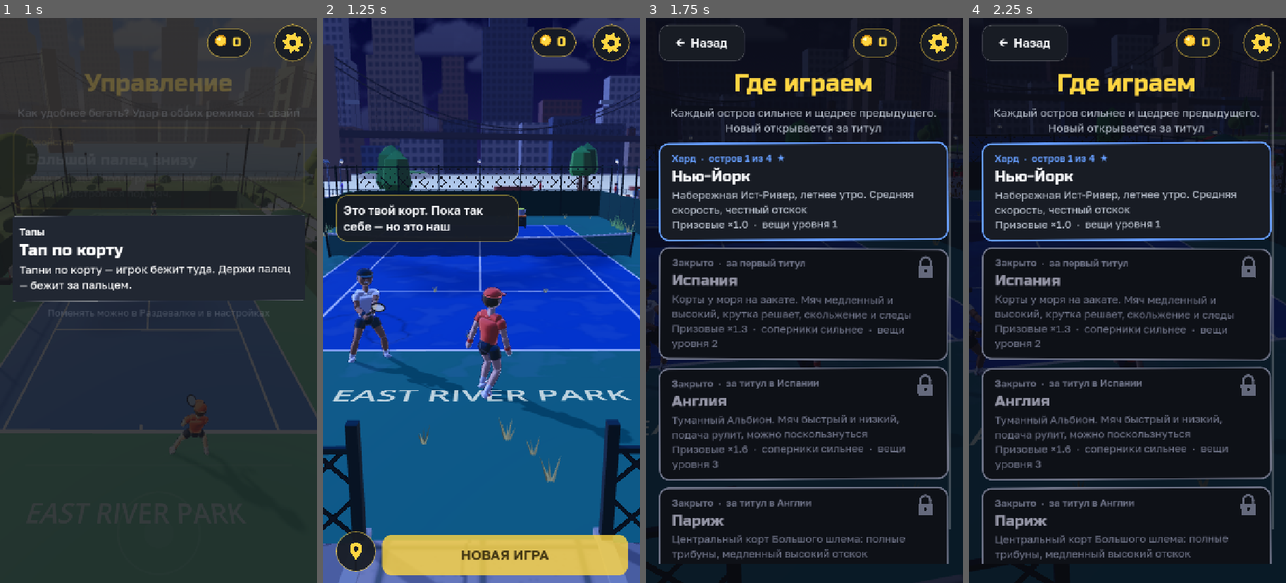
Above: before the commit, frames 1-4 (left to right).
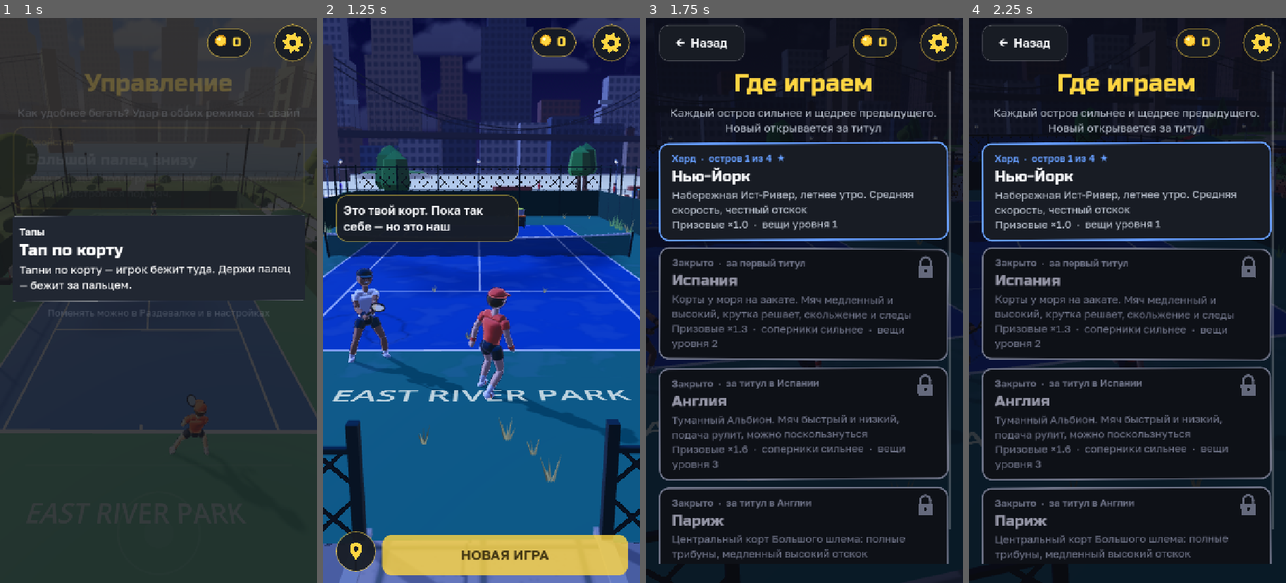
Above: after the commit, the same moments.

Repository: raqavifeb155-lgtm/tennisisi
Game: Godot game, scene res://scenes/main.tscn
Same seed, same stepped clock (60 frames per second), same inputs: the game is played once before the commit and once after it.
Inputs (mouse positions are in pixels of both pictures, inside the frame that each line leads up to):
- Up to frame 1 (1 s): move the mouse to (228, 272) at 0.52 s; hold D from 0.53 s (still down); click (228, 272) at 0.67 s
- Up to frame 2 (1.25 s): keep holding D
- Up to frame 3 (1.75 s): release D at 1.25 s; click "НОВАЯ ИГРА" at 1.25 s
- Up to frame 4 (2.25 s): drag from (1064, 328) to (1111, 413) at 2.02 s

Frame 1 is identical in both runs. In frame 2, 4.9% of the frame differs, in the area x 0-100%, y 0-100%; in frame 3, 0.5%; in frame 4, 0.5%.

Commit message:
H: the stick decides the pace - a walk under half, a jog past it, 5.5 m/s at full, no inertia (0.15 s); the camera drops back a little when running
Co-Authored-By: Claude Sonnet 5.5 <noreply@anthropic.com>

Diff:
--- a/scripts/athlete_casual.gd
+++ b/scripts/athlete_casual.gd
@@ -9,7 +9,7 @@
 ## stride and the cadence that match the ground speed (no skating on the spot), and
 ## hands the arms their own swing: opposite to the legs, bent at the elbow on the jog.
 
-const WALK_TO_JOG := Vector2(1.8, 4.0)      # speeds (m/s) where the walk turns into a jog
+const WALK_TO_JOG := Vector2(2.0, 3.8)      # speeds (m/s) where the walk turns into a jog
 
 
 ## Whether a node walks casually.
--- a/scripts/club/club.gd
+++ b/scripts/club/club.gd
@@ -10,7 +10,11 @@
 ## match loop and touch handling while `active`, practises on the club court, and tells
 ## remember() the tournament format chosen.
 
-const WALK_SPEED := 4.6               # a jog at a full stick (a walk when the finger is near the centre)
+const JOG_SPEED := 5.5                # a full stick: the hero runs
+const JOG_FROM := 4.2                 # past half a stick he jogs at once, at least this fast
+const WALK_TOP := 1.9                 # a stick under half: a walk, faster the farther it is pushed
+const ACCEL := 40.0                   # no inertia: full speed in ~0.15 s (a match's 22 is the court's)
+const DECEL := 48.0
 const RUN_MIN := 6.5                  # the auto-run to a place (quick travel): m/s at least...
 const RUN_MAX := 10.5                 # ...and fast enough to take about five seconds
 const START := Vector3(0, 0, 14.0)     # the court's circle: "Турнир" is one tap away
@@ -151,6 +155,8 @@
 	_hero = main.player.position if _place != "" else START
 	var p: Athlete = main.player
 	p.set_meta("casual", false)
+	p.accel = 22.0   # the court's own pick-up and braking (Athlete's defaults)
+	p.decel = 30.0
 	_auto = ""
 	cam.run_mode = false
 	p.area = main.PLAYER_AREA
@@ -304,7 +310,17 @@
 			mv = Vector2.ZERO
 		if _route.is_empty() and mv == Vector2.ZERO:
 			_move_target = Vector3.INF
-	p.max_speed = _auto_speed if _auto != "" else WALK_SPEED
+	if _auto != "":
+		p.max_speed = _auto_speed
+	elif mv != Vector2.ZERO:
+		# By how far the stick is pushed, not by how fast he happens to be going.
+		var d := minf(mv.length(), 1.0)
+		p.max_speed = d / 0.5 * WALK_TOP if d < 0.5 else lerpf(JOG_FROM, JOG_SPEED, (d - 0.5) / 0.5)
+		mv = mv.normalized()
+	else:
+		p.max_speed = JOG_SPEED
+	p.accel = ACCEL
+	p.decel = DECEL
 	p.move_input = mv
 	# The hero faces where he walks (the match keeps him facing the net).
 	var v := Vector2(p.velocity.x, p.velocity.z)
--- a/scripts/club/club_camera.gd
+++ b/scripts/club/club_camera.gd
@@ -13,6 +13,8 @@
 const BACK := 8.8
 const AHEAD := 6.5         # the look point, ahead of the hero
 const LOOK_Y := 0.0
+const RUN_BACK := 1.4       # running: a little farther back...
+const RUN_DOWN := 0.6       # ...and lower
 const MIN_BACK := 2.6      # when a wall is behind him the camera comes closer, not through it
 const FOLLOW_K := 5.0      # 1/s, position
 const YAW_K := 2.2         # 1/s, how fast it swings behind a turning hero
@@ -24,6 +26,7 @@
 var _frame_pos := Vector3.INF   # a held framing (a room), or INF = follow the hero
 var _frame_look := Vector3.ZERO
 var _look := Vector3.ZERO
+var _run_k := 0.0               # 0 standing or walking .. 1 running (smoothed)
 var _back := BACK               # the current distance (shorter near walls)
 var _tw: Tween
 
@@ -44,12 +47,16 @@
 	return 0.0 if _frame_pos != Vector3.INF else yaw
 
 
+func _back_max() -> float:
+	return BACK + RUN_BACK * _run_k
+
+
 func _clear_back(p: Vector3) -> float:
 	var walk := _walk()
 	if walk == null:
-		return BACK
+		return _back_max()
 	var back_dir := -forward_of(yaw)
-	var d := BACK
+	var d := _back_max()
 	# The gate's arch, beam and sign hang over the way in: the camera never goes through
 	# them to the street while the hero is inside (it stays a metre short, close above him).
 	if p.z < ClubLevels.GATE_Z - 0.3 and back_dir.z > 0.05 and absf(p.x + back_dir.x * (ClubLevels.GATE_Z - p.z) / back_dir.z) < 7.0:
@@ -58,7 +65,7 @@
 	var from := Vector2(p.x, p.z)
 	var step := 0.5
 	var t := 1.5
-	while t <= BACK:
+	while t <= _back_max():
 		var q := from + Vector2(back_dir.x, back_dir.z) * t
 		if walk.blocked(q, 0.15):
 			d = minf(d, maxf(t - 0.8, MIN_BACK))
@@ -79,12 +86,12 @@
 func _follow_pos() -> Vector3:
 	var p := target.global_position
 	# pulled in by a wall or the gate, the camera rises: it looks down on him, he doesn't fill the frame
-	return p - forward_of(yaw) * _back + Vector3(0.0, HEIGHT + clampf(BACK - _back, 0.0, 6.0) * 0.5, 0.0)
+	return p - forward_of(yaw) * _back + Vector3(0.0, HEIGHT - RUN_DOWN * _run_k + clampf(_back_max() - _back, 0.0, 6.0) * 0.5, 0.0)
 
 
 func _follow_look() -> Vector3:
 	var p := target.global_position
-	return p + forward_of(yaw) * AHEAD * clampf(_back / BACK, 0.12, 1.0) + Vector3(0.0, LOOK_Y, 0.0)
+	return p + forward_of(yaw) * AHEAD * clampf(_back / _back_max(), 0.12, 1.0) + Vector3(0.0, LOOK_Y, 0.0)
 
 
 ## Straight to where the camera should be (entering the club, after quick travel). On a
@@ -152,7 +159,9 @@
 	if follow:
 		# Swing behind the hero while he walks; hold the heading when he stands.
 		var p3 := target as Athlete
-		var moving := p3 != null and Vector2(p3.velocity.x, p3.velocity.z).length() > 0.8
+		var speed := Vector2(p3.velocity.x, p3.velocity.z).length() if p3 != null else 0.0
+		var moving := speed > 0.8
+		_run_k = lerpf(_run_k, clampf((speed - 2.6) / 2.0, 0.0, 1.0), 1.0 - exp(-2.5 * delta))
 		if moving:
 			var k_yaw := 1.0 - exp(-(YAW_K_RUN if run_mode else YAW_K) * delta)
 			yaw = lerp_angle(yaw, target.rotation.y, k_yaw)
--- a/tests/club_world_test.gd
+++ b/tests/club_world_test.gd
@@ -235,6 +235,31 @@
 		await physics_frame
 	main.hud.touch.move_vector = Vector2.ZERO
 	check(club.running_to() == "", "the stick takes the hero back from the run")
+	# the stick: by its deflection, a jog past half, no inertia
+	club._travel("court")
+	await _frames(3)
+	main.hud.touch._stick_vector = Vector2(0, -0.3)
+	for i in 30:
+		await physics_frame
+	var walk_v := Vector2(hero.velocity.x, hero.velocity.z).length()
+	check(walk_v > 0.8 and walk_v < 2.3, "a small push of the stick is a walk (%.1f m/s)" % walk_v)
+	main.hud.touch._stick_vector = Vector2(0, -0.6)
+	for i in 10:
+		await physics_frame
+	var jog_v := Vector2(hero.velocity.x, hero.velocity.z).length()
+	check(jog_v > 3.8, "past half a stick he jogs within a sixth of a second (%.1f m/s)" % jog_v)
+	main.hud.touch._stick_vector = Vector2(0, -1.0)
+	for i in 20:
+		await physics_frame
+	var run_v := Vector2(hero.velocity.x, hero.velocity.z).length()
+	check(run_v > 5.2 and run_v < 5.7, "a full stick is a run at ~5.5 m/s (%.2f)" % run_v)
+	for i in 40:
+		await physics_frame
+	check(cam.global_position.distance_to(hero.global_position) > 9.7 and cam.global_position.y < 3.8, "running, the camera is a little farther and lower (%.1f m, %.1f high)" % [cam.global_position.distance_to(hero.global_position), cam.global_position.y])
+	main.hud.touch._stick_vector = Vector2.ZERO
+	for i in 12:
+		await physics_frame
+	check(Vector2(hero.velocity.x, hero.velocity.z).length() < 0.8, "let go: he stops almost at once")
 	# next door: no run at all
 	club._travel("court")
 	await _frames(2)
--- a/tools/club_shots.gd
+++ b/tools/club_shots.gd
@@ -278,6 +278,12 @@
 	main.club._on_choice("club_locations", 0)
 	await _shot("21_islands", 0.8)
 	main._on_ui("menu", 0)
+	# H: running with the stick: a full push, the camera a little farther and lower
+	_go("court")
+	await create_timer(0.4).timeout
+	main.hud.touch._stick_vector = Vector2(0.4, -1.0).normalized()
+	await _shot("21b_stick_run", 1.6)
+	main.hud.touch._stick_vector = Vector2.ZERO
 	# H: quick travel is a run along the path with the camera behind the hero; a tap skips.
 	_go("court")
 	await create_timer(0.4).timeout
